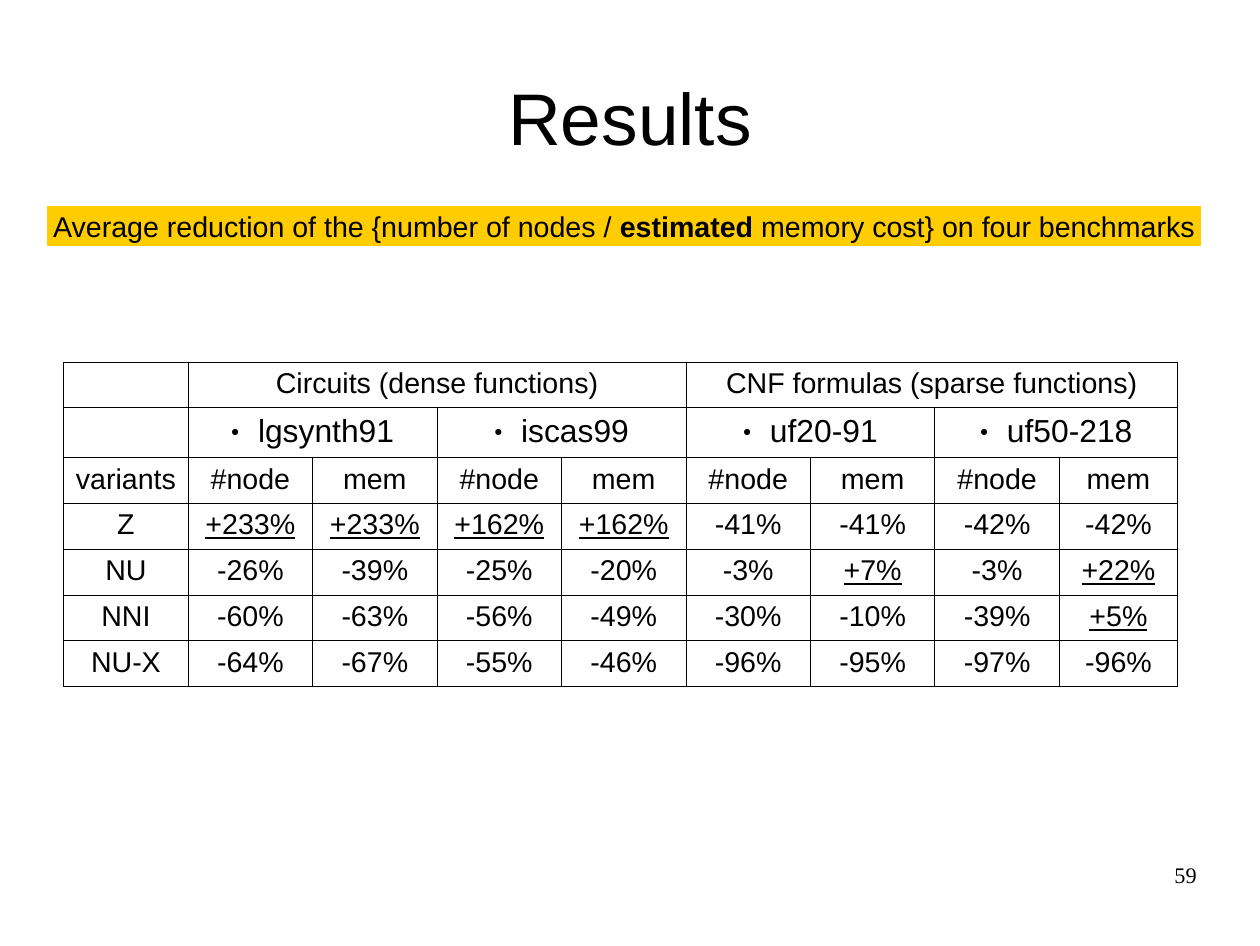
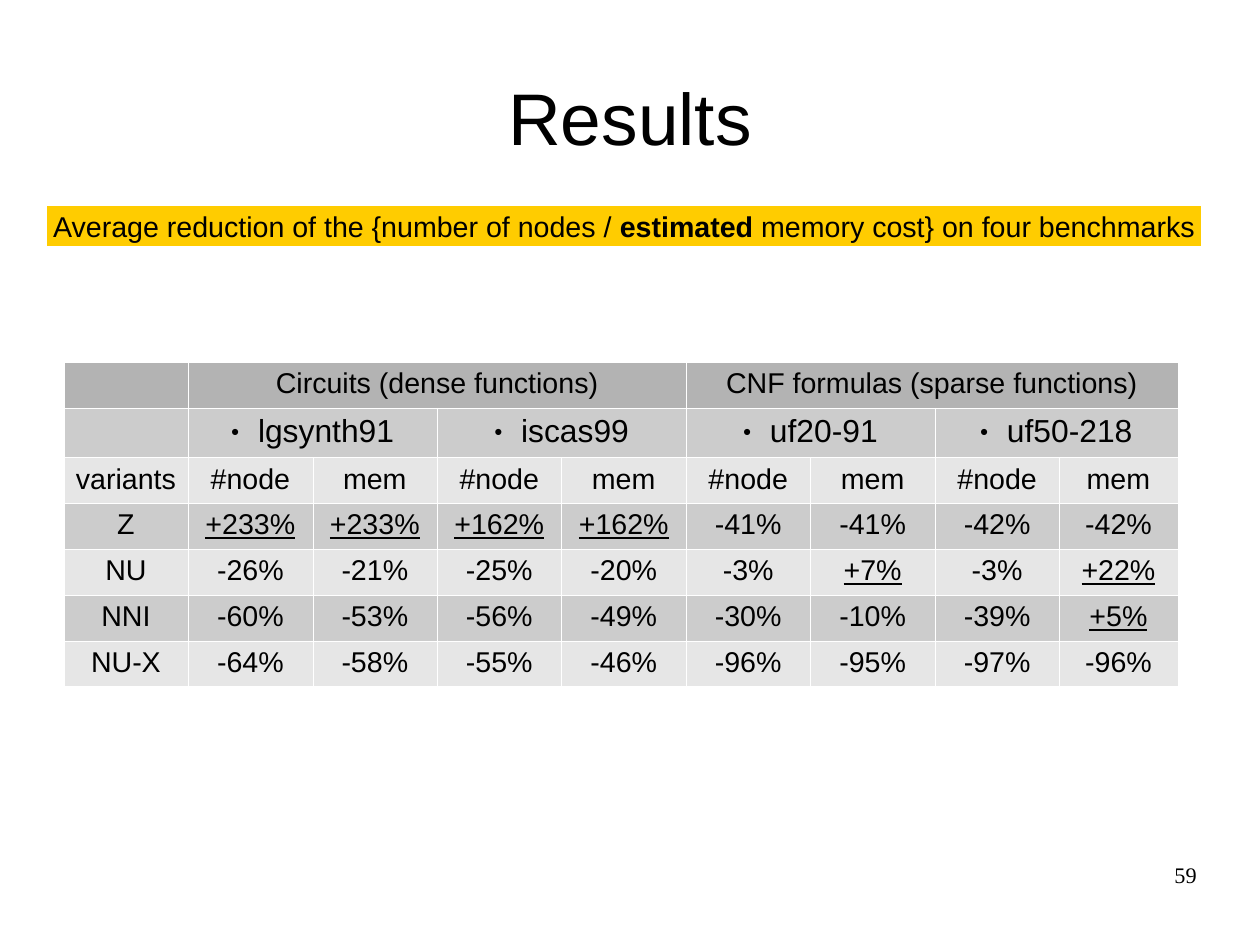
Before and after one commit to FenouilletLucas/DAGaml, a slide deck: slide 59 of doc/2017-06-22-odp-talk/final.odp. Drawn at 1260x946 pixels with LibreOffice and Linux fonts; fonts in the diff are those of the drawing. Boxes give left, top, right and bottom in pixels: in the first picture for what was removed or moved away, otherwise in the second. Text is boxed around its words. In the diff, an @@ line names an element or a change of style, - is before the commit and + after.

```diff
--- a/doc/2017-06-22-odp-talk/final.odp
+++ b/doc/2017-06-22-odp-talk/final.odp
@@ table at bbox=[64, 362, 1179, 677] @@
-row 5, column 3: -39%
+row 5, column 3: -21%
-row 6, column 3: -63%
+row 6, column 3: -53%
-row 7, column 3: -67%
+row 7, column 3: -58%
@@ fill none to #B3B3B3 in 2 cells @@
@@ fill none to #CCCCCC in 22 cells @@
@@ fill none to #E6E6E6 in 27 cells @@
@@ borders changed @@
```
Also in this commit, not shown: 2 other slides changed, 18 other files.
